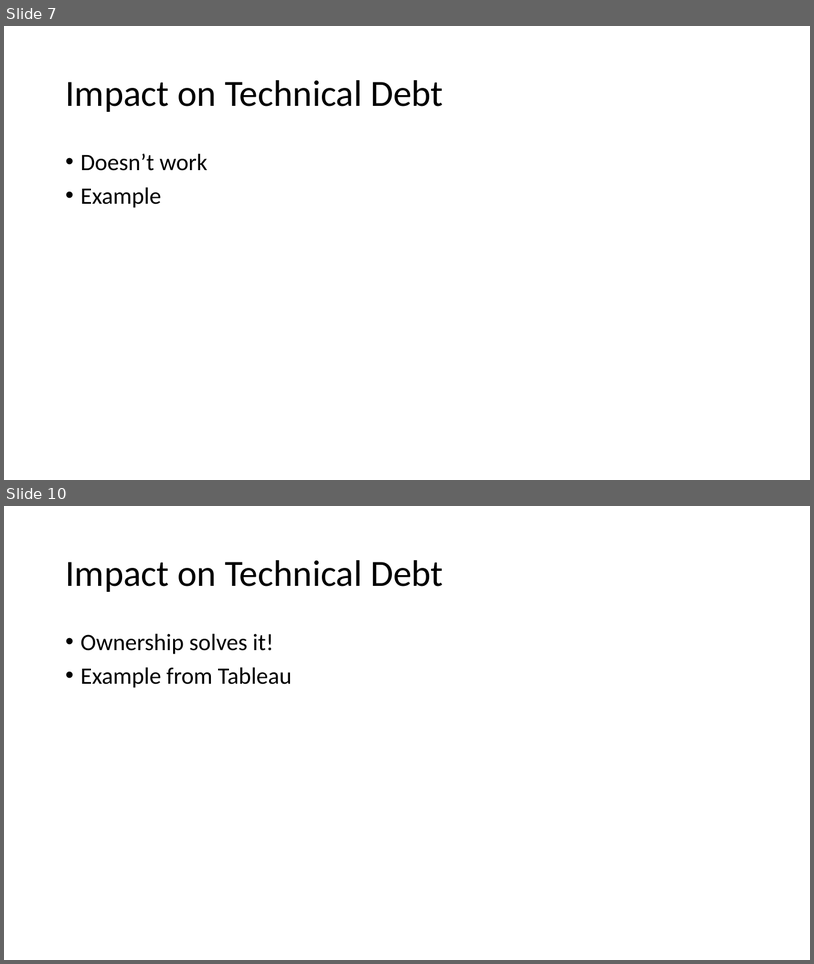
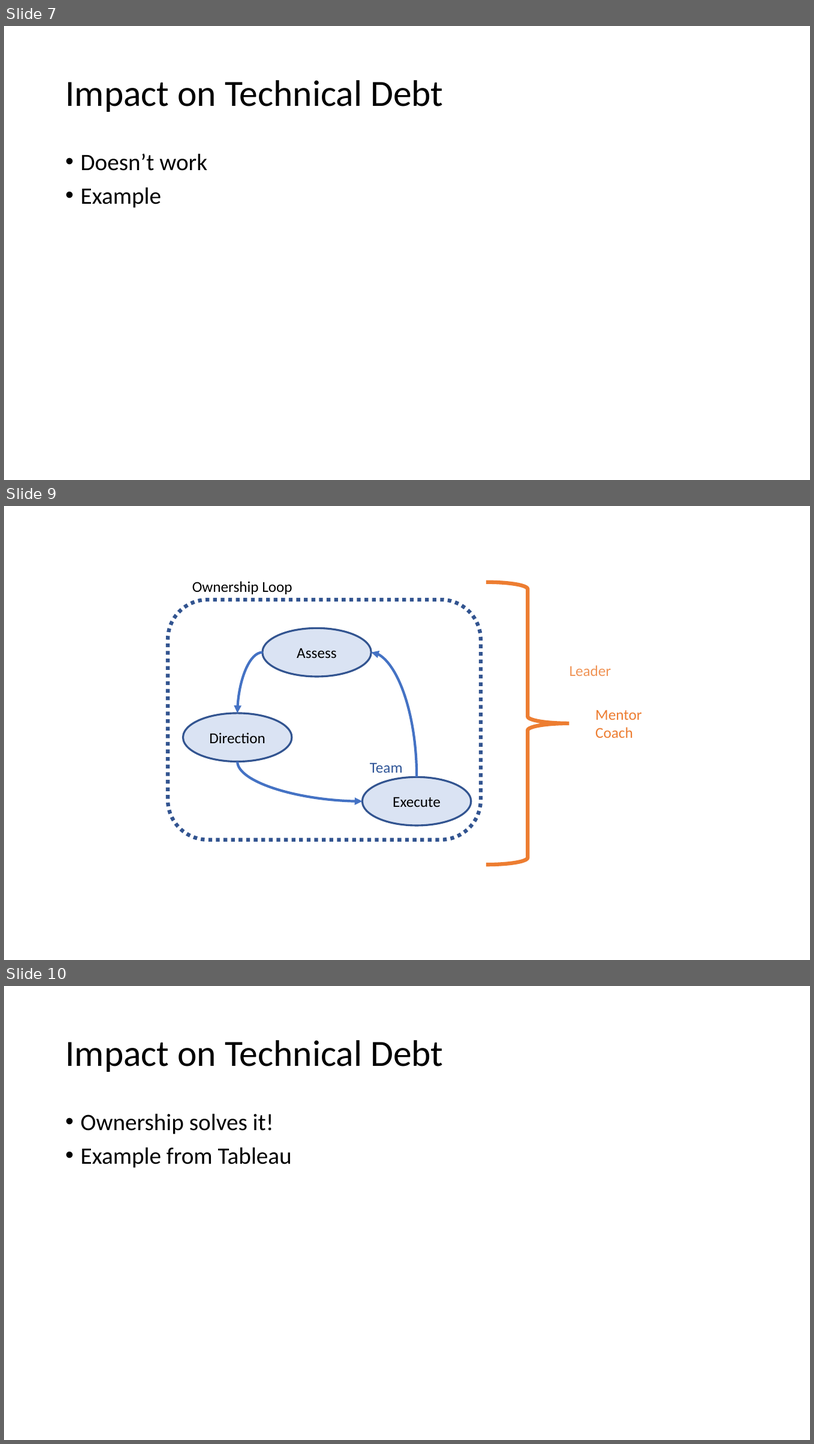
Before and after one commit to arlobelshee/Presentations, a slide deck: leading technical debt/gogo keynote - data-driven leadership to solve technical debt.pptx. Shown one above the other, each under a label of ours: slides 7 and 10 before the commit, slides 7, 9 and 10 after it; the slides between them are not shown. The pictures are 814x964 and 814x1444 pixels, drawn with LibreOffice and Linux fonts; fonts in the diff are those of the drawing. Boxes give left, top, right and bottom in pixels: in the first picture for what was removed or moved away, otherwise in the second. Text is boxed around its words. In the diff, an @@ line names an element or a change of style, - is before the commit and + after.

Commit message:
Integrated ownership & accountability loops into the keynote.

```diff
--- a/leading technical debt/gogo keynote - data-driven leadership to solve technical debt.pptx
+++ b/leading technical debt/gogo keynote - data-driven leadership to solve technical debt.pptx
@@ slide 9 added at bbox=[4, 506, 810, 960], background #FFFFFF @@
@@ text added at bbox=[192, 581, 292, 594], 18 pt, text #000000 @@
+Ownership Loop
@@ left brace added at bbox=[487, 582, 570, 865], outline #ED7D31 4.5 pt @@
@@ rounded rectangle added at bbox=[168, 600, 482, 840], outline #325491 4.5 pt dashed @@
@@ ellipse added at bbox=[263, 628, 371, 676], fill #DAE3F3, outline #325491 2.25 pt, 18 pt, text #000000 @@
+Assess
@@ curved arrow added from (263, 652) to (237, 713), #4472C4 3 pt @@
@@ curved arrow added from (417, 777) to (371, 652), #4472C4 3 pt @@
@@ text added at bbox=[570, 665, 612, 676], 18 pt, text #F09456 @@
+Leader
@@ ellipse added at bbox=[183, 713, 292, 761], fill #DAE3F3, outline #325491 2.25 pt, 18 pt, text #000000 @@
+Direction
@@ text added at bbox=[596, 710, 642, 738], 18 pt, text #ED7D31 @@
+Mentor
+Coach
@@ curved arrow added from (237, 761) to (363, 801), #4472C4 3 pt @@
@@ text added at bbox=[370, 763, 403, 772], 18 pt, text #2F5597 @@
+Team
@@ ellipse added at bbox=[363, 777, 471, 825], fill #DAE3F3, outline #325491 2.25 pt, 18 pt, text #000000 @@
+Execute
```
Also in this commit, not shown: 2 other slides added, 3 slides removed.
